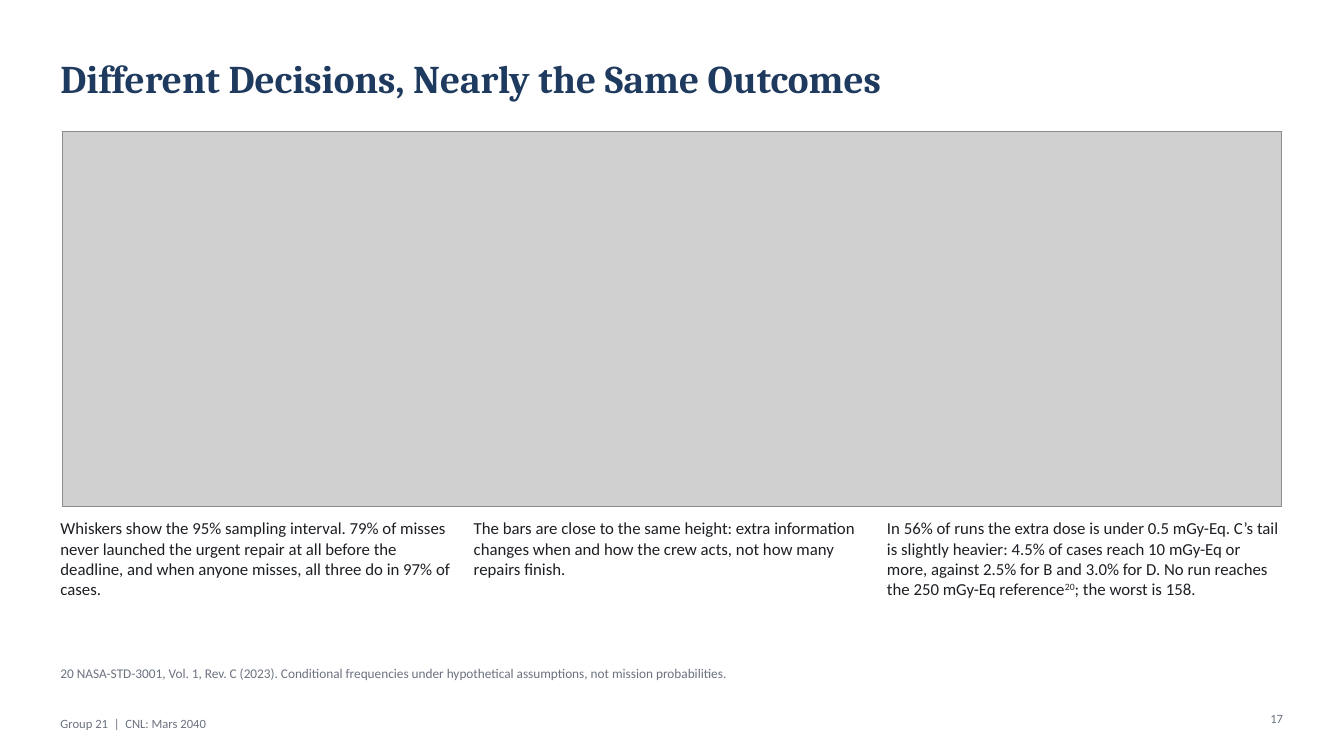
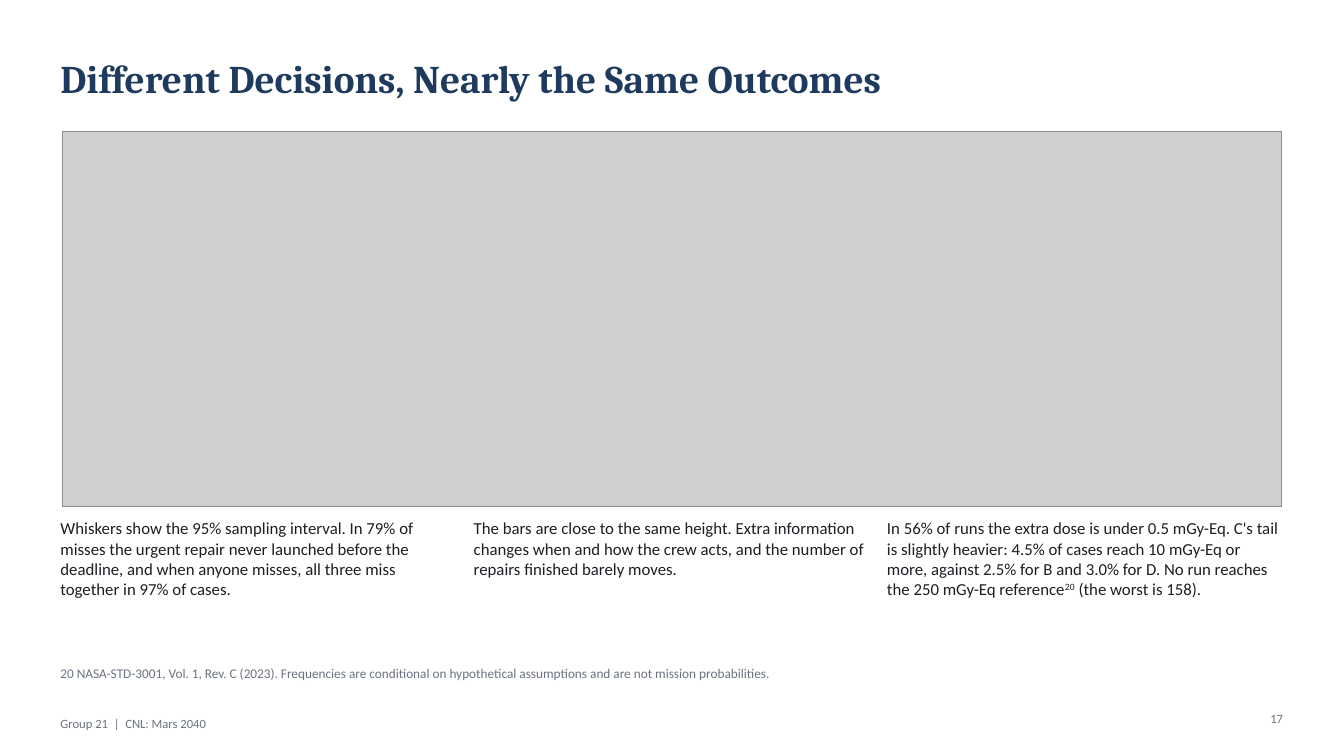
Before and after one commit to jruttan1/cnl-mars-2040, a slide deck: slide 17 of results/presentation/CNL_Team21_Presentation.pptx. Drawn at 1344x756 pixels with LibreOffice and Linux fonts; fonts in the diff are those of the drawing; grey boxes stand for pictures. Boxes give left, top, right and bottom in pixels: in the first picture for what was removed or moved away, otherwise in the second. Text is boxed around its words. In the diff, an @@ line names an element or a change of style, - is before the commit and + after.

```diff
--- a/results/presentation/CNL_Team21_Presentation.pptx
+++ b/results/presentation/CNL_Team21_Presentation.pptx
@@ text at box(60, 522, 413, 598): text changed @@
-Whiskers show the 95% sampling interval. 79% of misses never launched the urgent repair at all before the deadline, and when anyone misses, all three do in 97% of cases.
+Whiskers show the 95% sampling interval. In 79% of misses the urgent repair never launched before the deadline, and when anyone misses, all three miss together in 97% of cases.
@@ text at box(474, 522, 864, 578): text changed @@
-The bars are close to the same height: extra information changes when and how the crew acts, not how many repairs finish.
+The bars are close to the same height. Extra information changes when and how the crew acts, and the number of repairs finished barely moves.
@@ text at box(887, 522, 1278, 598): text changed @@
-In 56% of runs the extra dose is under 0.5 mGy-Eq. C’s tail is slightly heavier: 4.5% of cases reach 10 mGy-Eq or more, against 2.5% for B and 3.0% for D. No run reaches the 250 mGy-Eq reference20; the worst is 158.
+In 56% of runs the extra dose is under 0.5 mGy-Eq. C's tail is slightly heavier: 4.5% of cases reach 10 mGy-Eq or more, against 2.5% for B and 3.0% for D. No run reaches the 250 mGy-Eq reference20 (the worst is 158).
@@ text at box(60, 668, 769, 680): text changed @@
-20 NASA-STD-3001, Vol. 1, Rev. C (2023). Conditional frequencies under hypothetical assumptions, not mission probabilities.
+20 NASA-STD-3001, Vol. 1, Rev. C (2023). Frequencies are conditional on hypothetical assumptions and are not mission probabilities.
```
Also in this commit, not shown: 5 other slides changed, 16 other files.
